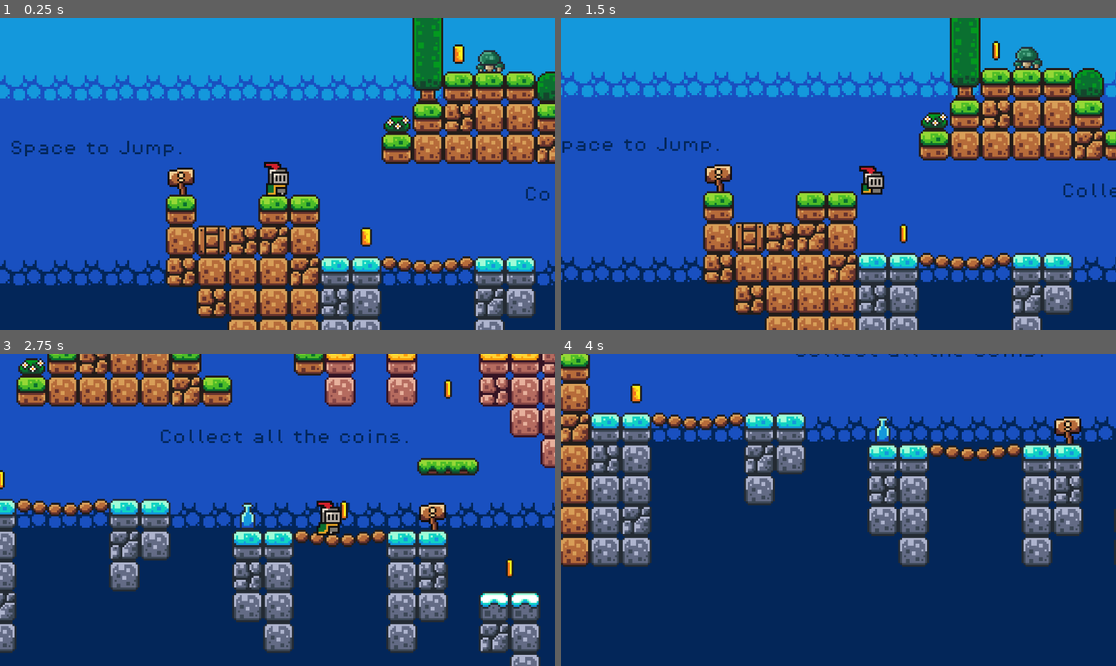
Above: before the commit, frames 1-4 (two rows, left to right).
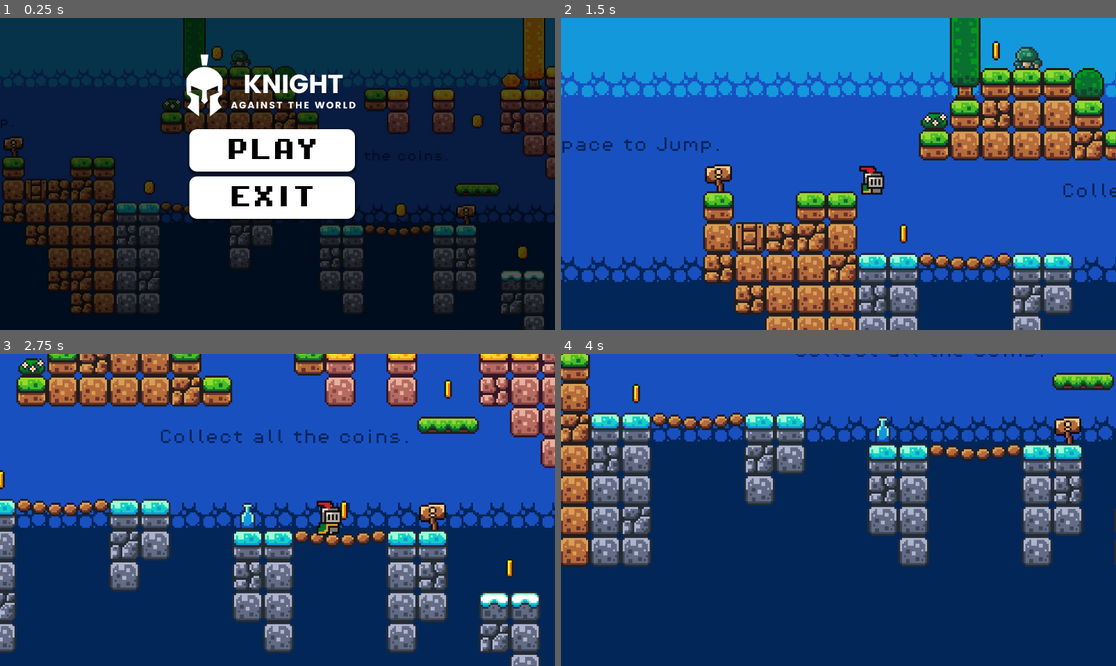
Above: after the commit, the same moments.

Repository: silasdurans/Knight-Against-The-World
Game: Godot game, scene res://Scenes/menu.tscn
Same seed, same stepped clock (60 frames per second), same inputs: the game is played once before the commit and once after it. Before the commit the project starts from res://Scenes/game.tscn.
Inputs (mouse positions are in pixels of both pictures, inside the frame that each line leads up to):
- Up to frame 1 (0.25 s): no input
- Up to frame 2 (1.5 s): click (832, 149) at 0.5 s, where only the run after the commit has a clickable "PLAY"; hold D (move_right) from 1.28 s (still down)
- Up to frame 3 (2.75 s): keep holding D (move_right); tap Space (jump) at 1.52, 2.27 s
- Up to frame 4 (4 s): release D (move_right) at 2.78 s; hold A (move_left) 2.78-3.53 s; hold D (move_right) from 3.53 s (still down); tap Space (jump) at 3.77 s

The runs differ from the first frame. In frame 1, 99% of the frame differs, in the area x 0-100%, y 0-100%; in frame 2, less than 0.1%; in frame 3, 1.3%; in frame 4, 0.7%.

Commit message:
new menu

Diff:
--- a/First Game/Scenes/coin.tscn
+++ b/First Game/Scenes/coin.tscn
@@ -98,6 +98,45 @@
 
 [sub_resource type="CircleShape2D" id="CircleShape2D_w3sn5"]
 radius = 5.0
+
+[sub_resource type="Animation" id="Animation_aaybq"]
+length = 0.001
+tracks/0/type = "value"
+tracks/0/imported = false
+tracks/0/enabled = true
+tracks/0/path = NodePath("AnimatedSprite2D:visible")
+tracks/0/interp = 1
+tracks/0/loop_wrap = true
+tracks/0/keys = {
+"times": PackedFloat32Array(0),
+"transitions": PackedFloat32Array(1),
+"update": 1,
+"values": [true]
+}
+tracks/1/type = "value"
+tracks/1/imported = false
+tracks/1/enabled = true
+tracks/1/path = NodePath("CollisionShape2D:disabled")
+tracks/1/interp = 1
+tracks/1/loop_wrap = true
+tracks/1/keys = {
+"times": PackedFloat32Array(0),
+"transitions": PackedFloat32Array(1),
+"update": 1,
+"values": [false]
+}
+tracks/2/type = "value"
+tracks/2/imported = false
+tracks/2/enabled = true
+tracks/2/path = NodePath("PickUpSound:playing")
+tracks/2/interp = 1
+tracks/2/loop_wrap = true
+tracks/2/keys = {
+"times": PackedFloat32Array(0),
+"transitions": PackedFloat32Array(1),
+"update": 1,
+"values": [false]
+}
 
 [sub_resource type="Animation" id="Animation_256e8"]
 resource_name = "pickup"
@@ -152,45 +191,6 @@
 }]
 }
 
-[sub_resource type="Animation" id="Animation_aaybq"]
-length = 0.001
-tracks/0/type = "value"
-tracks/0/imported = false
-tracks/0/enabled = true
-tracks/0/path = NodePath("AnimatedSprite2D:visible")
-tracks/0/interp = 1
-tracks/0/loop_wrap = true
-tracks/0/keys = {
-"times": PackedFloat32Array(0),
-"transitions": PackedFloat32Array(1),
-"update": 1,
-"values": [true]
-}
-tracks/1/type = "value"
-tracks/1/imported = false
-tracks/1/enabled = true
-tracks/1/path = NodePath("CollisionShape2D:disabled")
-tracks/1/interp = 1
-tracks/1/loop_wrap = true
-tracks/1/keys = {
-"times": PackedFloat32Array(0),
-"transitions": PackedFloat32Array(1),
-"update": 1,
-"values": [false]
-}
-tracks/2/type = "value"
-tracks/2/imported = false
-tracks/2/enabled = true
-tracks/2/path = NodePath("PickUpSound:playing")
-tracks/2/interp = 1
-tracks/2/loop_wrap = true
-tracks/2/keys = {
-"times": PackedFloat32Array(0),
-"transitions": PackedFloat32Array(1),
-"update": 1,
-"values": [false]
-}
-
 [sub_resource type="AnimationLibrary" id="AnimationLibrary_j0m4u"]
 _data = {
 "RESET": SubResource("Animation_aaybq"),
--- /dev/null
+++ b/First Game/Scenes/menu.tscn
@@ -0,0 +1,122 @@
+[gd_scene load_steps=10 format=3 uid="uid://c0bks17wi0ekl"]
+
+[ext_resource type="FontFile" uid="uid://vri60sjd071c" path="res://Assets/fonts/PixelOperator8-Bold.ttf" id="1_m1r7r"]
+[ext_resource type="Texture2D" uid="uid://vdeann4c7ggb" path="res://Assets/menu/bg-menu.jpg" id="1_qsplt"]
+[ext_resource type="Script" path="res://Scripts/menu.gd" id="1_si2kw"]
+[ext_resource type="Texture2D" uid="uid://ddkr8t0tba33h" path="res://Assets/menu/Knight-removebg-preview.png" id="3_ya60w"]
+
+[sub_resource type="StyleBoxTexture" id="StyleBoxTexture_d42fq"]
+texture = ExtResource("1_qsplt")
+modulate_color = Color(0.337255, 0.337255, 0.337255, 1)
+
+[sub_resource type="StyleBoxFlat" id="StyleBoxFlat_ysr6j"]
+bg_color = Color(1, 1, 1, 1)
+corner_radius_top_left = 16
+corner_radius_top_right = 16
+corner_radius_bottom_right = 16
+corner_radius_bottom_left = 16
+shadow_size = 5
+shadow_offset = Vector2(0, 3)
+
+[sub_resource type="StyleBoxFlat" id="StyleBoxFlat_jrwsx"]
+bg_color = Color(0.764706, 0.764706, 0.764706, 1)
+corner_radius_top_left = 16
+corner_radius_top_right = 16
+corner_radius_bottom_right = 16
+corner_radius_bottom_left = 16
+shadow_size = 5
+shadow_offset = Vector2(0, 3)
+
+[sub_resource type="StyleBoxFlat" id="StyleBoxFlat_71cvr"]
+bg_color = Color(1, 1, 1, 1)
+corner_radius_top_left = 16
+corner_radius_top_right = 16
+corner_radius_bottom_right = 16
+corner_radius_bottom_left = 16
+shadow_size = 5
+shadow_offset = Vector2(0, 3)
+
+[sub_resource type="StyleBoxEmpty" id="StyleBoxEmpty_kkkm2"]
+
+[node name="Menu" type="Control"]
+layout_mode = 3
+anchors_preset = 15
+anchor_right = 1.0
+anchor_bottom = 1.0
+grow_horizontal = 2
+grow_vertical = 2
+script = ExtResource("1_si2kw")
+
+[node name="Panel" type="Panel" parent="."]
+layout_mode = 1
+anchors_preset = 15
+anchor_right = 1.0
+anchor_bottom = 1.0
+grow_horizontal = 2
+grow_vertical = 2
+theme_override_styles/panel = SubResource("StyleBoxTexture_d42fq")
+
+[node name="VBoxContainer" type="VBoxContainer" parent="."]
+layout_mode = 1
+anchors_preset = 8
+anchor_left = 0.5
+anchor_top = 0.5
+anchor_right = 0.5
+anchor_bottom = 0.5
+offset_left = -183.0
+offset_top = -93.0
+offset_right = 161.0
+offset_bottom = 93.0
+grow_horizontal = 2
+grow_vertical = 2
+theme_override_constants/separation = 10
+
+[node name="Button" type="Button" parent="VBoxContainer"]
+layout_mode = 2
+size_flags_vertical = 3
+theme_override_colors/font_color = Color(0, 0, 0, 1)
+theme_override_colors/font_pressed_color = Color(0, 0, 0, 1)
+theme_override_colors/font_hover_color = Color(0, 0, 0, 1)
+theme_override_colors/font_focus_color = Color(0, 0, 0, 1)
+theme_override_fonts/font = ExtResource("1_m1r7r")
+theme_override_font_sizes/font_size = 48
+theme_override_styles/normal = SubResource("StyleBoxFlat_ysr6j")
+theme_override_styles/hover = SubResource("StyleBoxFlat_jrwsx")
+theme_override_styles/pressed = SubResource("StyleBoxFlat_71cvr")
+theme_override_styles/focus = SubResource("StyleBoxEmpty_kkkm2")
+text = "PLAY"
+
+[node name="Button2" type="Button" parent="VBoxContainer"]
+layout_mode = 2
+size_flags_vertical = 3
+theme_override_colors/font_color = Color(0, 0, 0, 1)
+theme_override_colors/font_pressed_color = Color(0, 0, 0, 1)
+theme_override_colors/font_hover_color = Color(0, 0, 0, 1)
+theme_override_colors/font_focus_color = Color(0, 0, 0, 1)
+theme_override_fonts/font = ExtResource("1_m1r7r")
+theme_override_font_sizes/font_size = 48
+theme_override_styles/normal = SubResource("StyleBoxFlat_ysr6j")
+theme_override_styles/hover = SubResource("StyleBoxFlat_jrwsx")
+theme_override_styles/pressed = SubResource("StyleBoxFlat_71cvr")
+theme_override_styles/focus = SubResource("StyleBoxEmpty_kkkm2")
+text = "EXIT"
+
+[node name="TextureRect" type="TextureRect" parent="."]
+layout_mode = 1
+anchors_preset = 8
+anchor_left = 0.5
+anchor_top = 0.5
+anchor_right = 0.5
+anchor_bottom = 0.5
+offset_left = -250.0
+offset_top = -434.0
+offset_right = 250.0
+offset_bottom = -102.0
+grow_horizontal = 2
+grow_vertical = 2
+texture = ExtResource("3_ya60w")
+expand_mode = 1
+stretch_mode = 1
+
+[connection signal="pressed" from="VBoxContainer/Button" to="." method="_on_play_pressed"]
+[connection signal="pressed" from="VBoxContainer/Button2" to="." method="_on_exit_pressed"]
--- /dev/null
+++ b/First Game/Scripts/menu.gd
@@ -0,0 +1,19 @@
+extends Control
+
+
+# Called when the node enters the scene tree for the first time.
+func _ready():
+	pass # Replace with function body.
+
+
+# Called every frame. 'delta' is the elapsed time since the previous frame.
+func _process(delta):
+	pass
+
+
+func _on_play_pressed():
+	get_tree().change_scene_to_file("res://Scenes/game.tscn");
+
+
+func _on_exit_pressed():
+	get_tree().quit();
--- a/First Game/project.godot
+++ b/First Game/project.godot
@@ -11,7 +11,7 @@
 [application]
 
 config/name="First Game"
-run/main_scene="res://Scenes/game.tscn"
+run/main_scene="res://Scenes/menu.tscn"
 config/features=PackedStringArray("4.2", "Forward Plus")
 config/icon="res://icon.svg"
 
Binary file added: First Game/Assets/menu/Knight-removebg-preview.png
Not shown, added: First Game/Assets/menu/Knight-removebg-preview.png.import
Binary file added: First Game/Assets/menu/bg-menu.jpg
Not shown, added: First Game/Assets/menu/bg-menu.jpg.import
